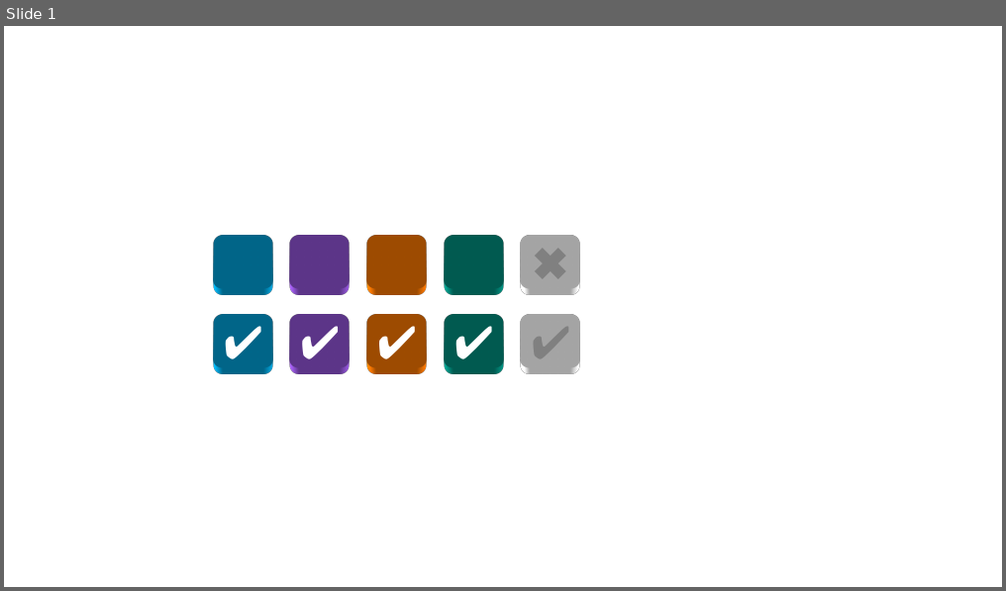
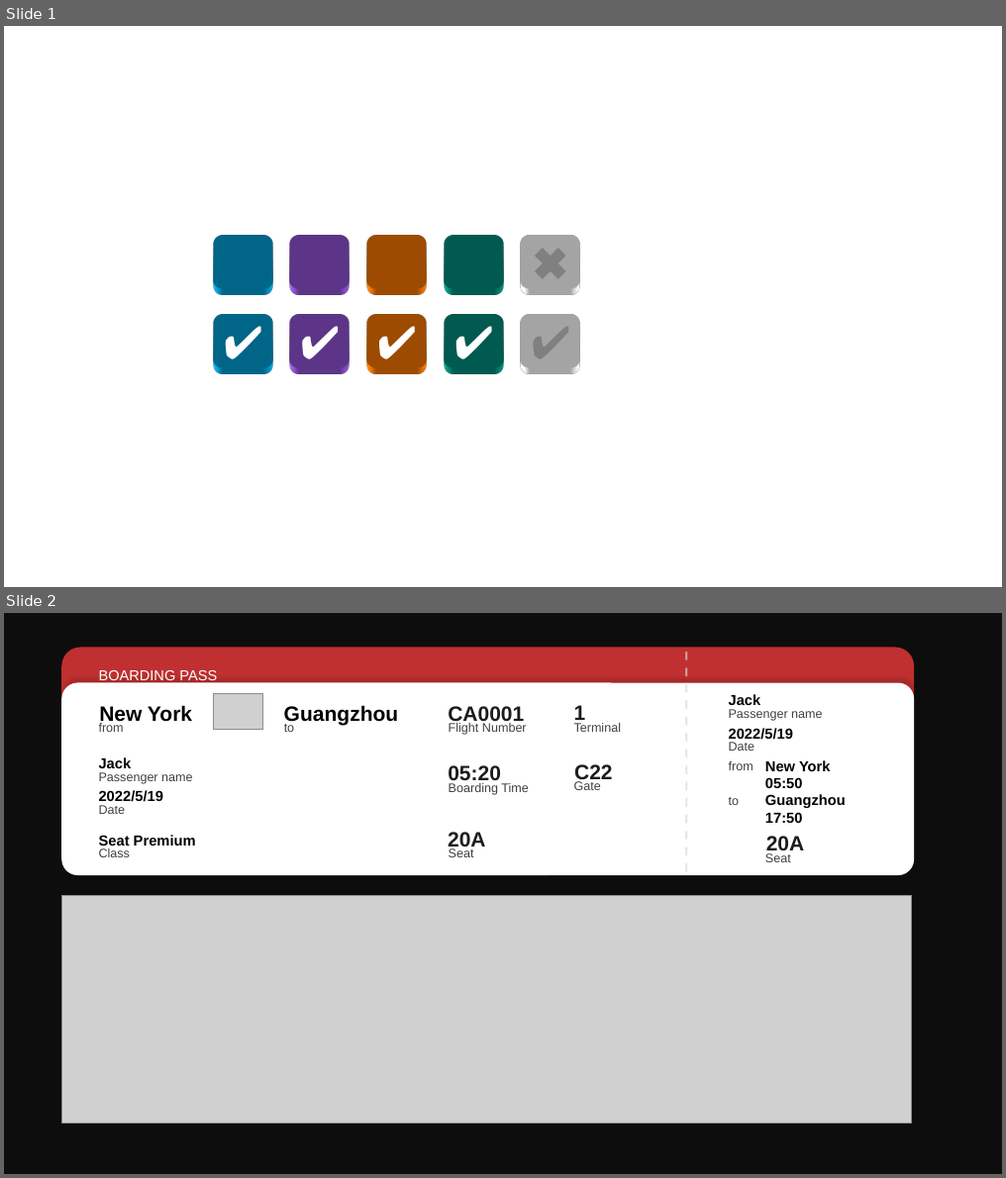
Before and after one commit to JerryZhangZZY/EBU6304-2021-Software-Engineering-Group-111, a slide deck: kiosk/icons/reserve/seatIcons.pptx. Shown one above the other, each under a label of ours: slide 1 before the commit, slides 1 and 2 after it. The pictures are 1006x591 and 1006x1178 pixels, drawn with LibreOffice and Linux fonts; fonts in the diff are those of the drawing; grey boxes stand for pictures. Boxes give left, top, right and bottom in pixels: in the first picture for what was removed or moved away, otherwise in the second. Text is boxed around its words. In the diff, an @@ line names an element or a change of style, - is before the commit and + after.

Commit message:
#79 design boarding pass background.

```diff
--- a/kiosk/icons/reserve/seatIcons.pptx
+++ b/kiosk/icons/reserve/seatIcons.pptx
@@ slide 2 added at (x1=4, y1=613, x2=1002, y2=1174), background #0D0D0D @@
@@ group added at (x1=61, y1=646, x2=915, y2=875): 2 rounded rectangles, 1 text, 1 line @@
+BOARDING PASS
@@ picture added at (x1=214, y1=694, x2=263, y2=730) @@
@@ text added at (x1=729, y1=694, x2=761, y2=705), 14 pt, text #000000, bold @@
+Jack
@@ text added at (x1=99, y1=723, x2=124, y2=732), 12 pt, text #404040 @@
+from
@@ text added at (x1=99, y1=705, x2=192, y2=725), 20 pt, text #000000, bold @@
+New York
@@ text added at (x1=284, y1=724, x2=294, y2=732), 12 pt, text #404040 @@
+to
@@ text added at (x1=284, y1=705, x2=399, y2=725), 20 pt, text #000000, bold @@
+Guangzhou
@@ text added at (x1=448, y1=706, x2=524, y2=725), 20 pt, text #1C1C1C, bold @@
+CA0001
@@ text added at (x1=449, y1=723, x2=527, y2=735), 12 pt, text #404040 @@
+Flight Number
@@ text added at (x1=574, y1=723, x2=622, y2=732), 12 pt, text #404040 @@
+Terminal
@@ text added at (x1=574, y1=705, x2=586, y2=724), 20 pt, text #1C1C1C, bold @@
+1
@@ text added at (x1=729, y1=709, x2=822, y2=721), 12 pt, text #404040 @@
+Passenger name
@@ text added at (x1=729, y1=728, x2=793, y2=740), 14 pt, text #000000, bold @@
+2022/5/19
@@ text added at (x1=99, y1=758, x2=132, y2=768), 14 pt, text #000000, bold @@
+Jack
@@ text added at (x1=729, y1=742, x2=755, y2=751), 12 pt, text #404040 @@
+Date
@@ text added at (x1=765, y1=761, x2=831, y2=788), 14 pt, text #000000, bold @@
+New York
+05:50
@@ text added at (x1=99, y1=772, x2=192, y2=784), 12 pt, text #404040 @@
+Passenger name
@@ text added at (x1=99, y1=790, x2=163, y2=802), 14 pt, text #000000, bold @@
+2022/5/19
@@ text added at (x1=448, y1=765, x2=501, y2=785), 20 pt, text #1C1C1C, bold @@
+05:20
@@ text added at (x1=449, y1=783, x2=529, y2=795), 12 pt, text #404040 @@
+Boarding Time
@@ text added at (x1=574, y1=781, x2=601, y2=790), 12 pt, text #404040 @@
+Gate
@@ text added at (x1=574, y1=764, x2=613, y2=784), 20 pt, text #1C1C1C, bold @@
+C22
@@ text added at (x1=729, y1=761, x2=753, y2=770), 12 pt, text #404040 @@
+from
@@ text added at (x1=99, y1=805, x2=126, y2=814), 12 pt, text #404040 @@
+Date
@@ text added at (x1=729, y1=797, x2=739, y2=805), 12 pt, text #404040 @@
+to
@@ text added at (x1=765, y1=794, x2=846, y2=823), 14 pt, text #000000, bold @@
+Guangzhou
+17:50
@@ text added at (x1=99, y1=849, x2=130, y2=858), 12 pt, text #404040 @@
+Class
@@ text added at (x1=99, y1=835, x2=196, y2=846), 14 pt, text #000000, bold @@
+Seat Premium
@@ text added at (x1=448, y1=832, x2=486, y2=851), 20 pt, text #1C1C1C, bold @@
+20A
@@ text added at (x1=449, y1=849, x2=474, y2=858), 12 pt, text #404040 @@
+Seat
@@ text added at (x1=766, y1=836, x2=805, y2=855), 20 pt, text #1C1C1C, bold @@
+20A
@@ text added at (x1=765, y1=854, x2=791, y2=862), 12 pt, text #404040 @@
+Seat
@@ picture added at (x1=61, y1=896, x2=912, y2=1124) @@
```
Also in this commit, not shown: 1 other slide added, 1 other file.
